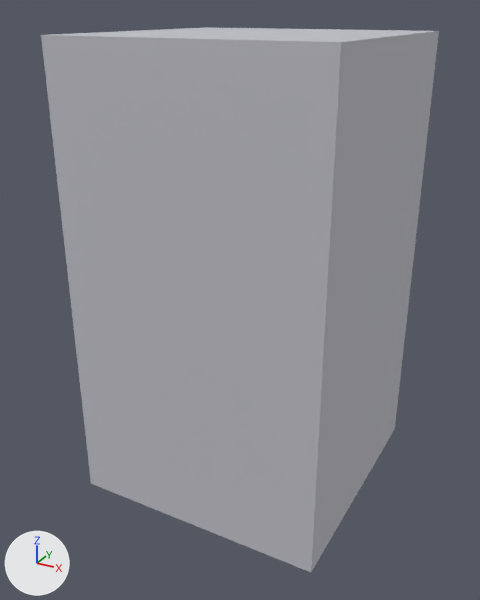
Renders of the glTF model public/engine-parts/mvp/v3-part-shadow-aufsatz-02.glb from each side of a commit.
Both versions are drawn from a 50 mm lens placed at (0.453, -0.869, 0.381), pointed at (-0.01, -0.026, -0.04). Lighting does not change. The marker at lower left points along +X, +Y and +Z. The picture after the commit comes second.

In view in the first picture: 'shadow_aufsatz_02'.
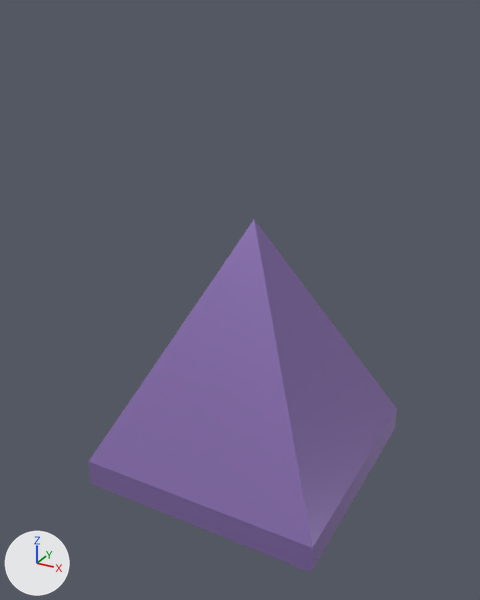
The newer file is also rescaled (x1.1), turned or shifted as a whole; pictures and numbers use the older file's frame.

What the commit changed:
Material 'shadow_aufsatz_02_meshMat' (mat_shadow_aufsatz_02_meshmat) changes colour from light grey #c4c4cb to purple #9076b8; in linear values from (0.55, 0.55, 0.6) to (0.28, 0.18, 0.48).
me_shadow_aufsatz_02_mesh is used by ob_shadow_aufsatz_02; location (0.0, 0.0, 0.0).
me_shadow_aufsatz_02_mesh had 8 vertices, 12 faces and spanned x -0.2..0.2, y -0.2..0.2, z -0.35..0.35.
me_shadow_aufsatz_02_mesh now has 9 vertices, 14 faces and spans x -0.2..0.2, y -0.2..0.2, z -0.35..0.086.
Part 1, on me_shadow_aufsatz_02_mesh:
4 vertices are removed from x -0.2..0.2, y -0.2..0.2, z 0.35.
12 faces are deleted.
5 vertices are added at (-0.2, 0.2, -0.305), (0.2, 0.2, -0.305), (0.2, -0.2, -0.305), (-0.2, -0.2, -0.305), (0.0, 0.0, 0.086).
14 new faces join them.

Boxes (x1, y1, x2, y2) around the edits, measured in the pictures (480 x 600 px):
'shadow_aufsatz_02', recoloured, reshaped (23% narrower, 35% shorter): before (41, 27, 439, 572); after (89, 220, 397, 572)
